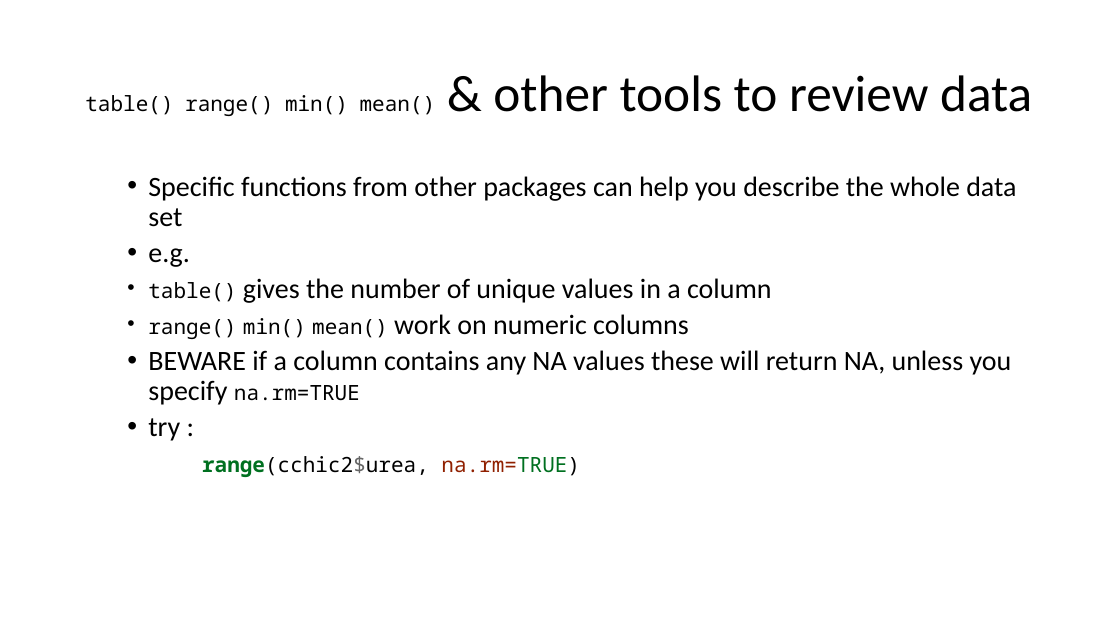
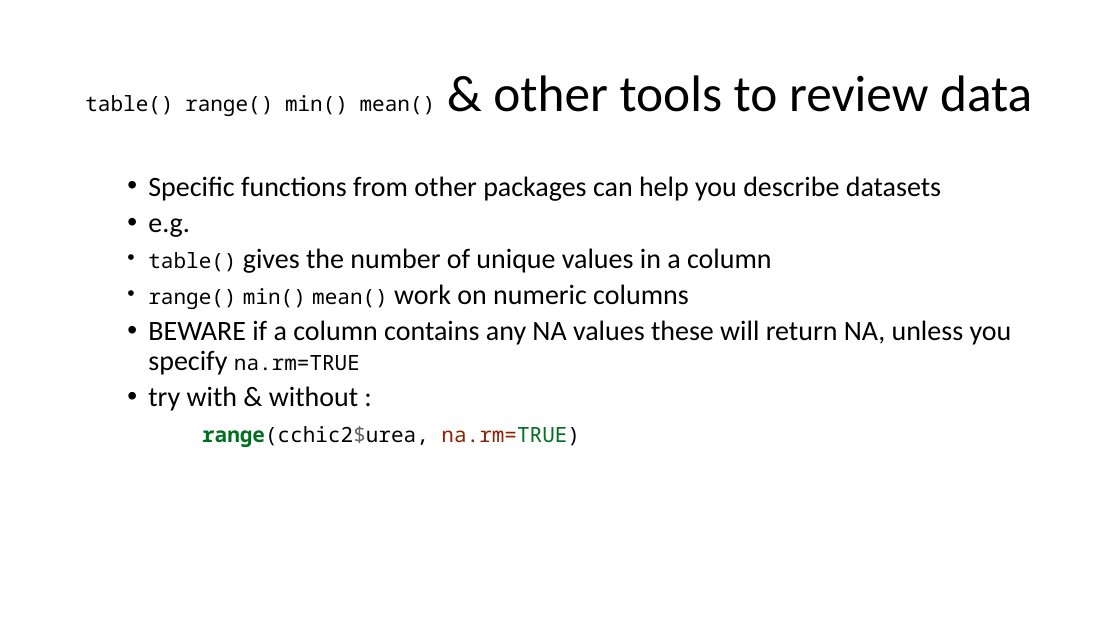
Before and after one commit to uclh-criu/learning-datascience, a slide deck: slide 26 of sessions/4-read-data.pptx. Drawn at 1120x630 pixels with LibreOffice and Linux fonts; fonts in the diff are those of the drawing. Boxes give left, top, right and bottom in pixels: in the first picture for what was removed or moved away, otherwise in the second. Text is boxed around its words. In the diff, an @@ line names an element or a change of style, - is before the commit and + after.

```diff
--- a/sessions/4-read-data.pptx
+++ b/sessions/4-read-data.pptx
@@ text at (148,176,941,201): text changed @@
-  • Specific functions from other packages can help you describe the whole data set
+  • Specific functions from other packages can help you describe datasets
@@ text at (148,386,358,411): text changed @@
-  • try :
+  • try with & without :
```
Also in this commit, not shown: 2 other slides changed, 1 other file.
